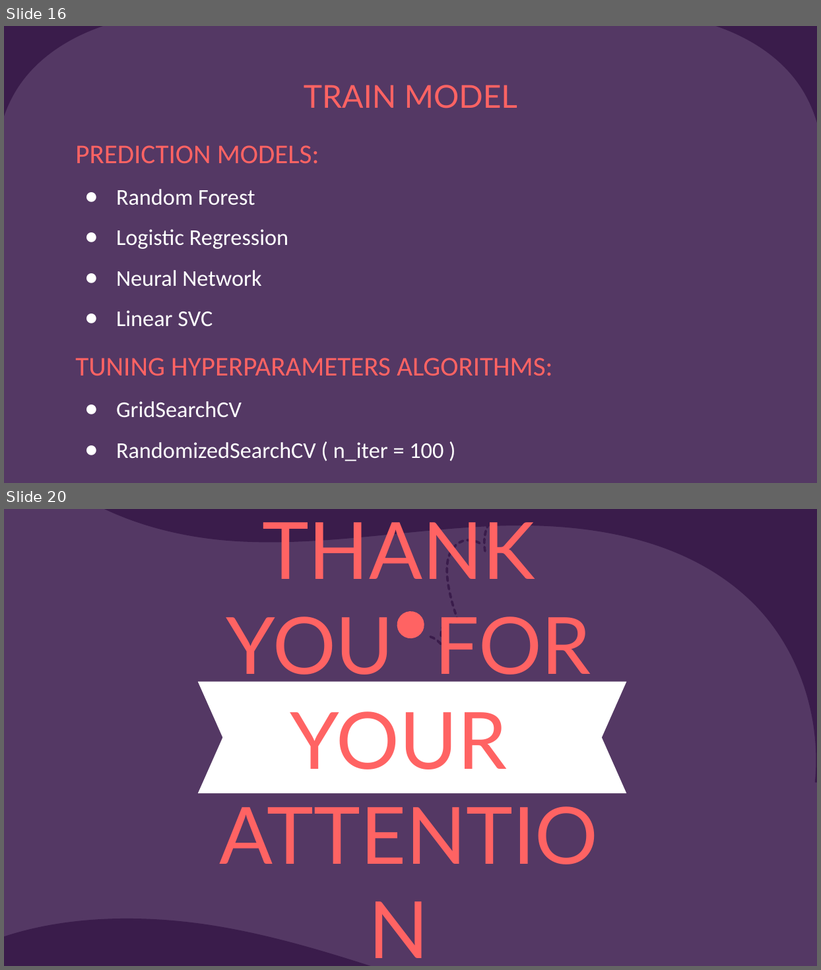
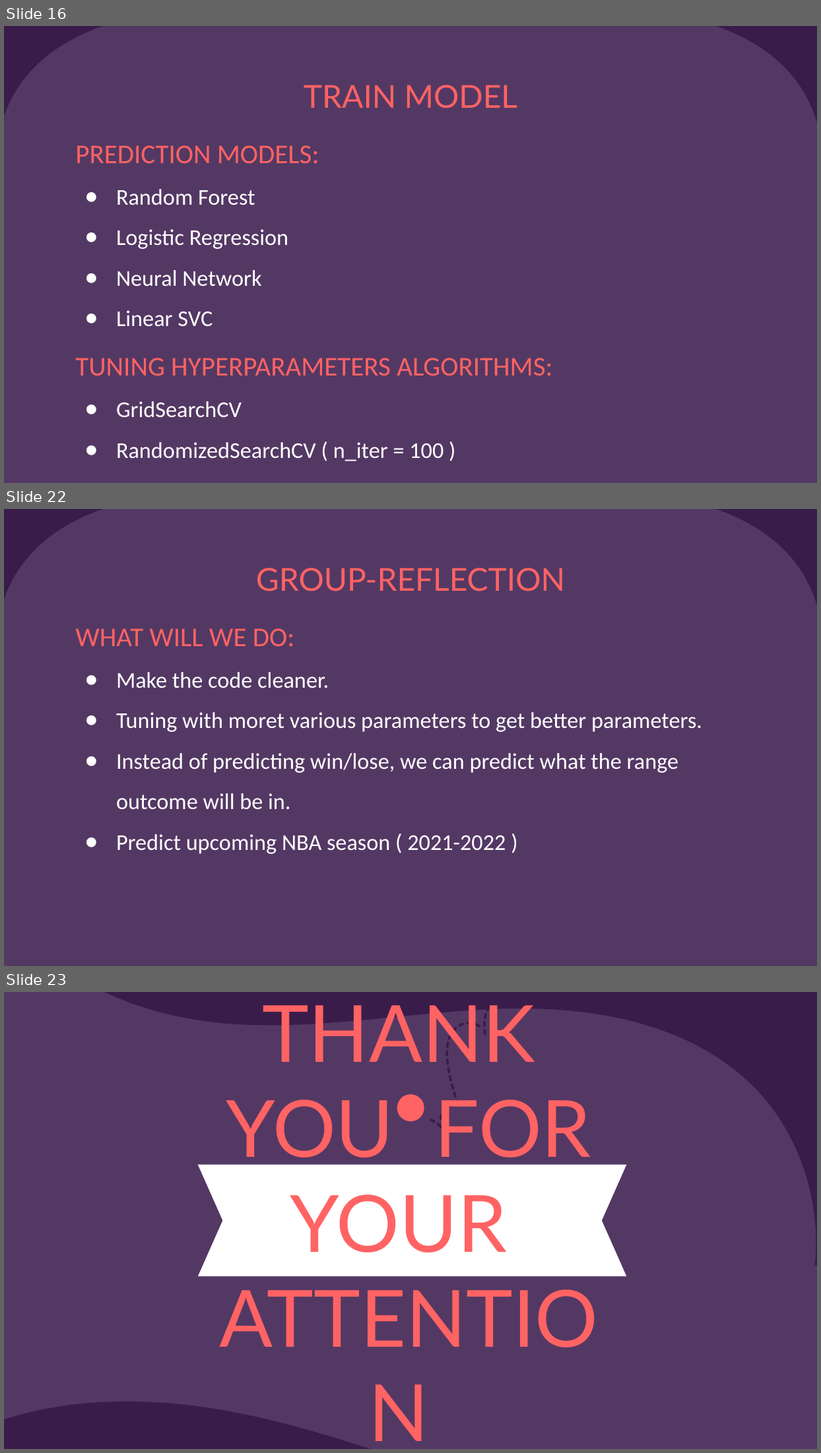
Before and after one commit to MinhVu2018/introDS_final, a slide deck: Slide.pptx. Shown one above the other, each under a label of ours: slides 16 and 20 before the commit, slides 16, 22 and 23 after it; the slides between them are not shown. The pictures are 821x970 and 821x1453 pixels, drawn with LibreOffice and Linux fonts; fonts in the diff are those of the drawing. Boxes give left, top, right and bottom in pixels: in the first picture for what was removed or moved away, otherwise in the second. Text is boxed around its words. In the diff, an @@ line names an element or a change of style, - is before the commit and + after.

Commit message:
update slide(reflection)

```diff
--- a/Slide.pptx
+++ b/Slide.pptx
@@ slide 22 added at (4, 509, 817, 966), background #543864; not listed: 2 template elements that a slide beside it also shows @@
@@ title added at (256, 568, 565, 591), 28 pt, text #FF6363 @@
+GROUP-REFLECTION
@@ subtitle added at (75, 628, 702, 854), 20 pt, text #FFFFFF @@
+WHAT WILL WE DO:
+● Make the code cleaner.
+● Tuning with moret various parameters to get better parameters.
+● Instead of predicting win/lose, we can predict what the range outcome will be in.
+● Predict upcoming NBA season ( 2021-2022 )
@@ what was slide 20 is now slide 23 @@
```
Also in this commit, not shown: 5 slides changed, 2 other slides added.
